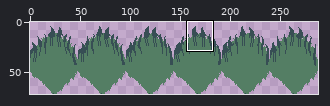
One commit to this sprite sheet: resources/pngs/Block_Grass_Long_Animated.png. Above, an overview of the earlier version with the close-up marked.
Close-up. Old version:
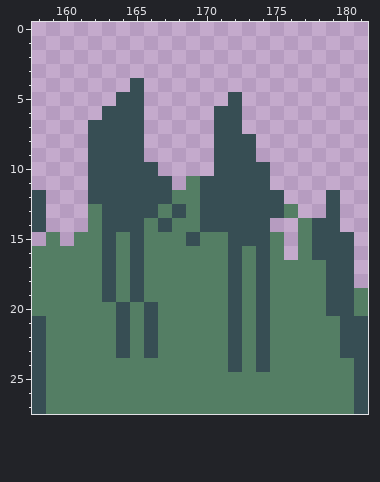
The file is 288x72 pixels. Shown: x 158..181, y 0..27. The commit also changed other parts of the picture, which this record leaves out.
The result:
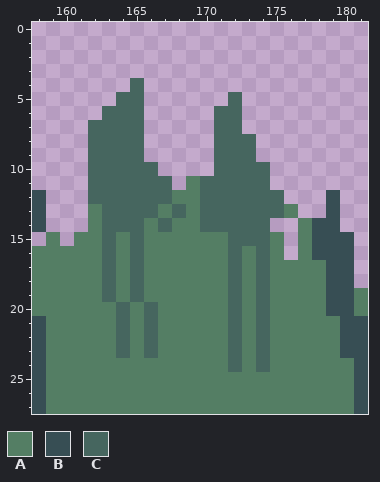
Palette (. is transparent): A #547e64  B #374e54  C #46665f
From old to new:
y 4: x 165 B -> C
y 5: x 164..165 BB -> CC; x 172 B -> C
y 6: x 163..165 BBB -> CCC; x 171..172 BB -> CC
y 7: x 162..165 BBBB -> CCCC; x 171..172 BB -> CC
y 8..9: x 162..165 BBBB -> CCCC; x 171..173 BBB -> CCC
y 10: x 162..166 BBBBB -> CCCCC; x 171..174 BBBB -> CCCC
y 11: x 162..167 BBBBBB -> CCCCCC; x 170..174 BBBBB -> CCCCC
y 12: x 162..167 BBBBBB -> CCCCCC; x 170..175 BBBBBB -> CCCCCC
y 13: x 163..166 BBBB -> CCCC; x 168 B -> C; x 170..175 BBBBBB -> CCCCCC
y 14: x 163..165 BBB -> CCC; x 167 B -> C; x 170..174 BBBBB -> CCCCC
y 15: x 163 B -> C; x 165 B -> C; x 169 B -> A; x 172..174 BBB -> CCC
y 16..19: x 163 B -> C; x 165 B -> C; x 172 B -> C; x 174 B -> C
y 20..23: x 164 B -> C; x 166 B -> C; x 172 B -> C; x 174 B -> C
y 24: x 172 B -> C; x 174 B -> C
Pixel boxes of the changes (left, top, right, bottom) in both close-ups:
changed: (88, 78, 284, 372)
